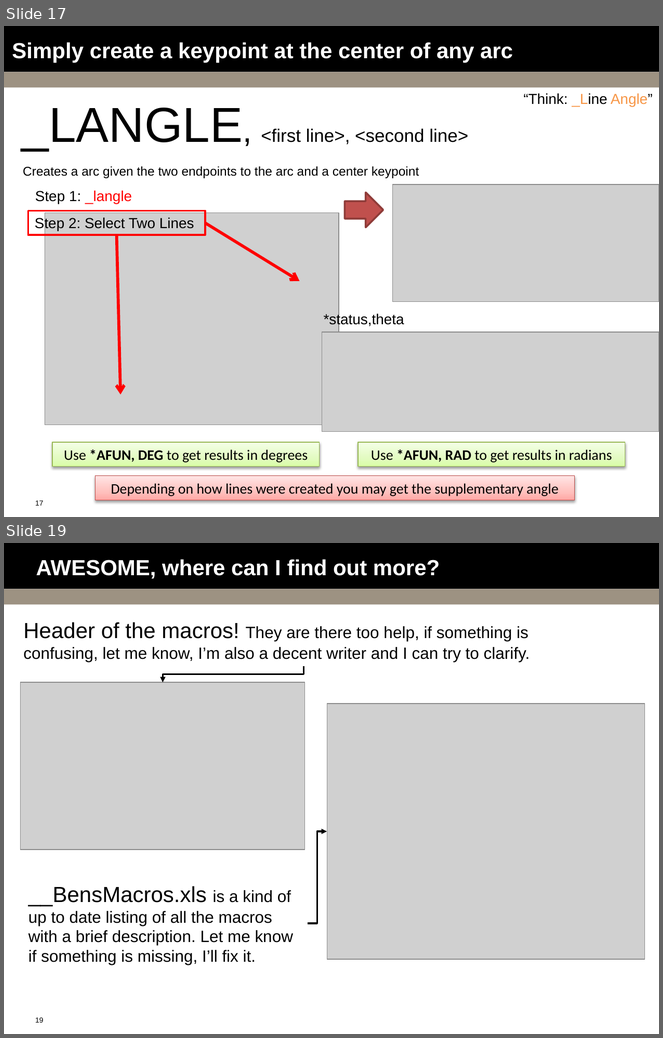
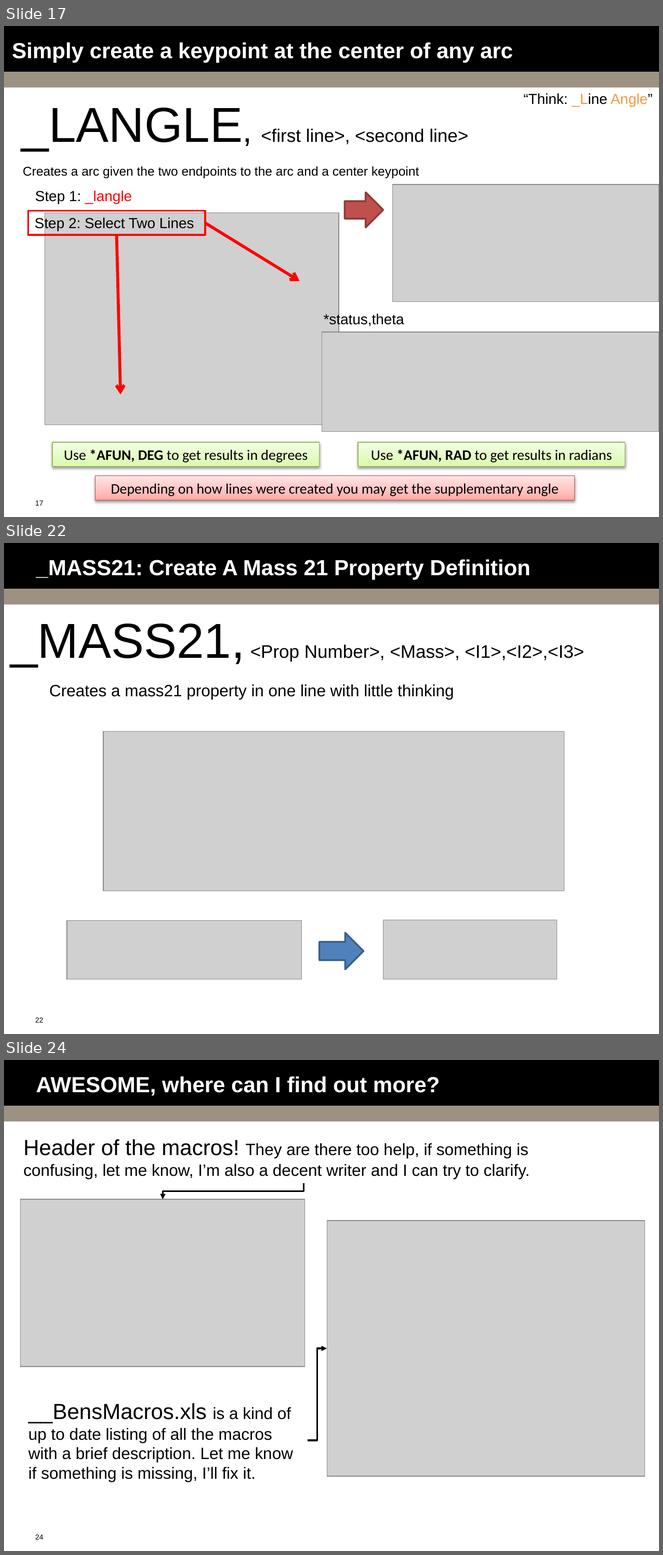
Before and after one commit to bguest/ansys-macros, a slide deck: Macro-Mania.pptx. Shown one above the other, each under a label of ours: slides 17 and 19 before the commit, slides 17, 22 and 24 after it; the slides between them are not shown. The pictures are 663x1038 and 663x1555 pixels, drawn with LibreOffice and Linux fonts; fonts in the diff are those of the drawing; grey boxes stand for pictures; background and template pictures are left out. Boxes give left, top, right and bottom in pixels: in the first picture for what was removed or moved away, otherwise in the second. Text is boxed around its words. In the diff, an @@ line names an element or a change of style, - is before the commit and + after.

```diff
--- a/Macro-Mania.pptx
+++ b/Macro-Mania.pptx
@@ slide 22 added at (4, 543, 659, 1034), background #FFFFFF; not listed: 3 template elements that a slide beside it also shows @@
@@ title added at (36, 559, 530, 579), 24 pt, text #FFFFFF, bold @@
+_MASS21: Create A Mass 21 Property Definition
@@ text added at (10, 624, 584, 667), 20 pt, text #000000 @@
+_MASS21, <Prop Number>, <Mass>, <I1>,<I2>,<I3>
@@ text added at (49, 684, 454, 700), 18 pt, text #000000 @@
+Creates a mass21 property in one line with little thinking
@@ picture added at (104, 732, 565, 891) @@
@@ picture added at (67, 921, 302, 980) @@
@@ picture added at (384, 921, 557, 980) @@
@@ right arrow added at (319, 933, 363, 969), fill #4F81BD, outline #3A5F8C 2 pt @@
@@ what was slide 19 is now slide 24 @@
@@ page number at (35, 1535, 44, 1540): text changed @@
-19
+24
```
Also in this commit, not shown: 1 slide changed, 4 other slides added, 4 other files.
